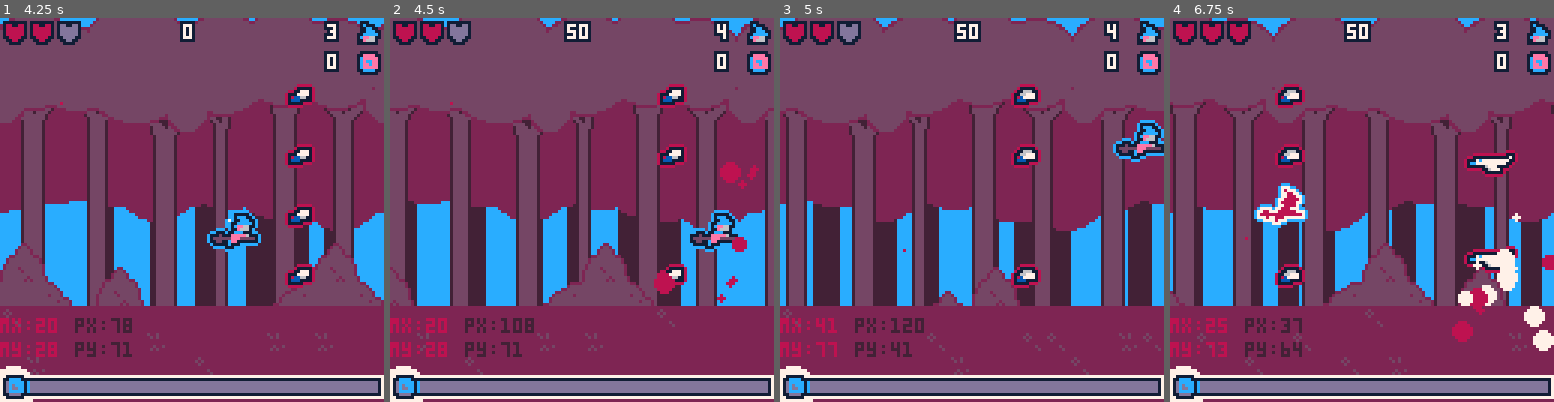
Above: before the commit, frames 1-4 (left to right).
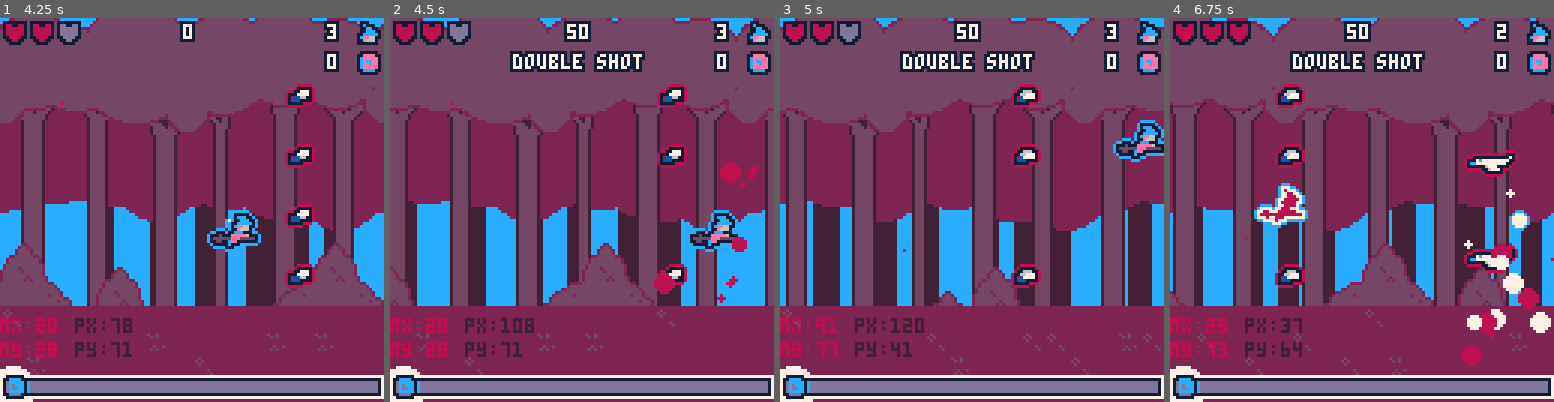
Above: after the commit, the same moments.

Repository: roseblack02/pico8-witch_blaster
Game: PICO-8 cartridge witch_blaster.p8
Same seed, same stepped clock (60 frames per second), same inputs: the game is played once before the commit and once after it.
Inputs (mouse positions are in pixels of both pictures, inside the frame that each line leads up to):
- Up to frame 1 (4.25 s): tap X (X key) at 0.33, 1.07, 1.85, 2.97, 4.08 s; click (280, 121) at 0.67 s; tap O (Z key) at 0.7, 1.7, 2.1, 2.5, 2.9, 3.3, 3.7, 4.1 s; click (46, 267) at 1.22 s; hold Right 1.6-2.1 s; click (107, 114) at 1.77 s; hold Up 2.15-2.42 s; click (172, 259) at 2.32 s; hold Right 2.47-3.03 s; click (234, 106) at 2.87 s; hold Left 3.08-3.58 s; click (295, 256) at 3.42 s; hold Down 3.63-3.97 s; click (61, 102) at 3.97 s; hold Right from 4.02 s (still down)
- Up to frame 2 (4.5 s): keep holding Right
- Up to frame 3 (5 s): tap O (Z key) at 4.5, 4.9 s; click (902, 248) at 4.52 s; release Right at 4.68 s; hold Up from 4.73 s (still down)
- Up to frame 4 (6.75 s): release Up at 5.03 s; click (1354, 94) at 5.07 s; hold Left 5.08-5.68 s; tap X (X key) at 5.2, 6.32 s; tap O (Z key) every 0.4 s from 5.3 to 6.5 s; click (1419, 244) at 5.62 s; hold Down 5.73-6.03 s; hold Right 6.08-6.58 s; click (1481, 90) at 6.17 s; hold Right from 6.63 s (still down); click (1246, 236) at 6.72 s

Frame 1 is identical in both runs. In frame 2, 1.8% of the frame differs, in the area x 31-87%, y 1-15%; in frame 3, 1.8%; in frame 4, 4.5%, in the area x 31-100%, y 3-91%.

Commit message:
Update witch_blaster.p8

Diff:
--- a/witch_blaster.p8
+++ b/witch_blaster.p8
@@ -172,9 +172,6 @@
 		end
 	}
 
-	--test load enemies from level 1
-	--load_wave(level1.wave1)
-
 	--mouse temp
 	poke(0x5f2d, 1)
 end
@@ -266,6 +263,7 @@
 		wave3=false
 	elseif level_timer>45 then
 		level_timer=0
+		wave1=true
 		state="shop"
 	end
 
@@ -417,7 +415,7 @@
 						del(enemy_objs,self)
 						player.points+=self.points
 						--randomly drop a pickup
-						local rand=flr(rnd(7))+1
+						local rand=flr(rnd(15))+1
 
 						if (rand==1) make_estrogen(self.x,self.y)
 						if (rand==2) make_health(self.x,self.y)
